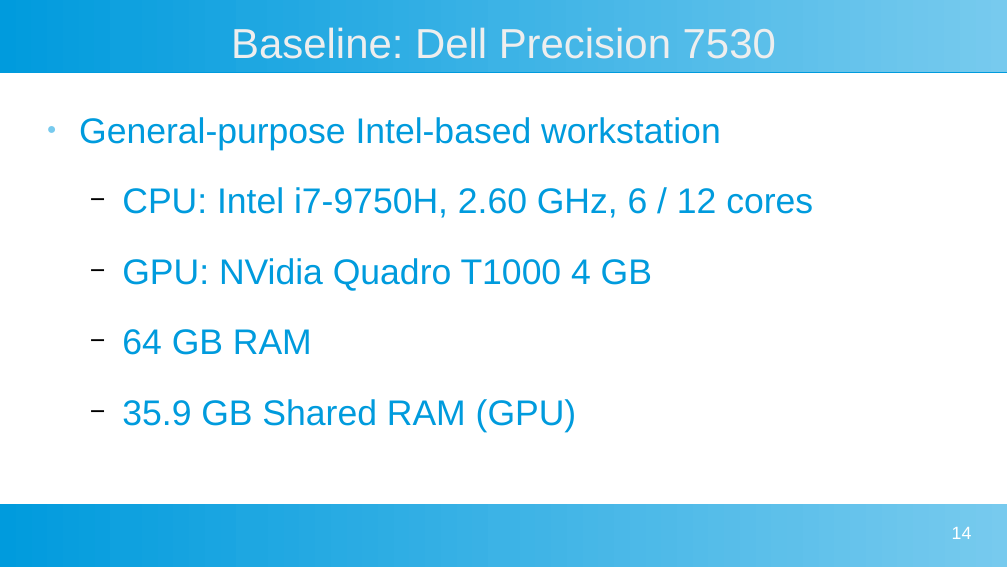
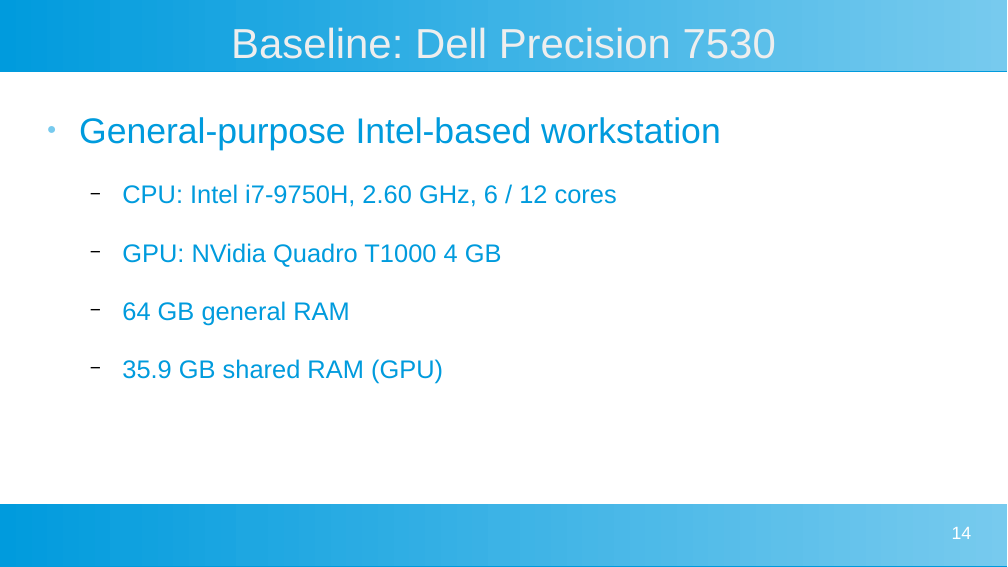
Before and after one commit to DarlowieTechnology/a_bridge_too_far, a slide deck: slide 14 of architecture/Project Presentation v1.pptx. Drawn at 1008x567 pixels with LibreOffice and Linux fonts; fonts in the diff are those of the drawing. Boxes give left, top, right and bottom in pixels: in the first picture for what was removed or moved away, otherwise in the second. Text is boxed around its words. In the diff, an @@ line names an element or a change of style, - is before the commit and + after.

```diff
--- a/architecture/Project Presentation v1.pptx
+++ b/architecture/Project Presentation v1.pptx
@@ text at [122,184,617,267]: size 28 to 20 pt in "CPU: Intel i7-9750H, 2.60 GHz, 6 / ...", "GPU: NVidia Quadro T1000 4 GB" @@
@@ text at [122,301,443,383]: text changed; size 28 to 20 pt @@
-  − 64 GB RAM
-  − 35.9 GB Shared RAM (GPU)
+  − 64 GB general RAM
+  − 35.9 GB shared RAM (GPU)
```
Also in this commit, not shown: 3 other slides changed, 4 slides added, 1 other file.
